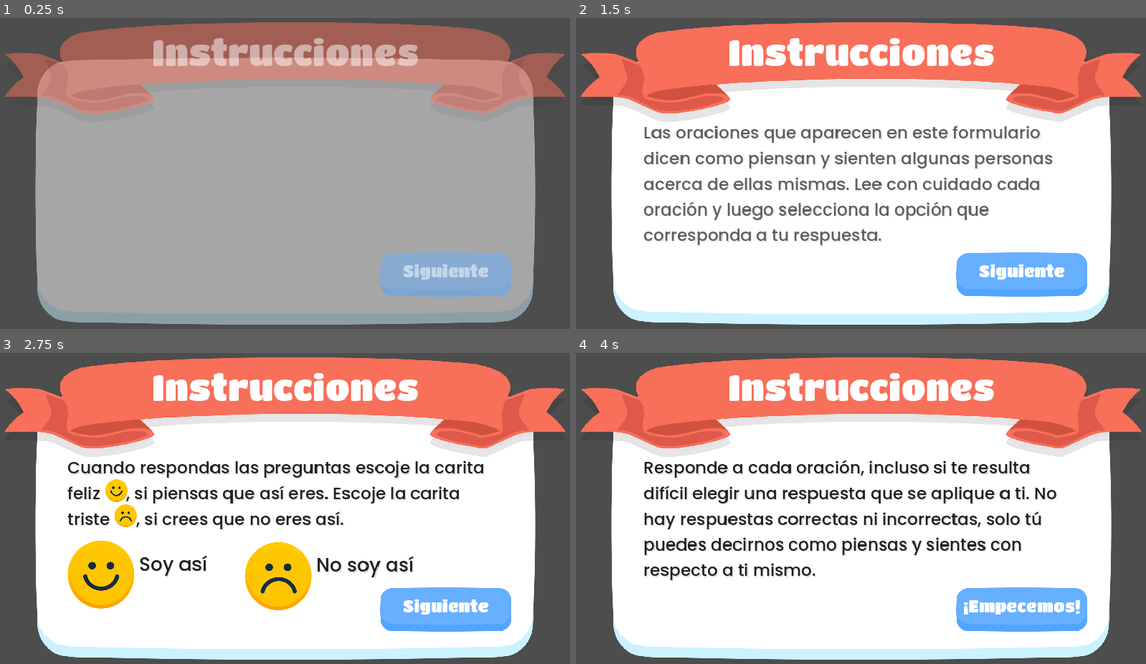
Above: before the commit, frames 1-4 (two rows, left to right).
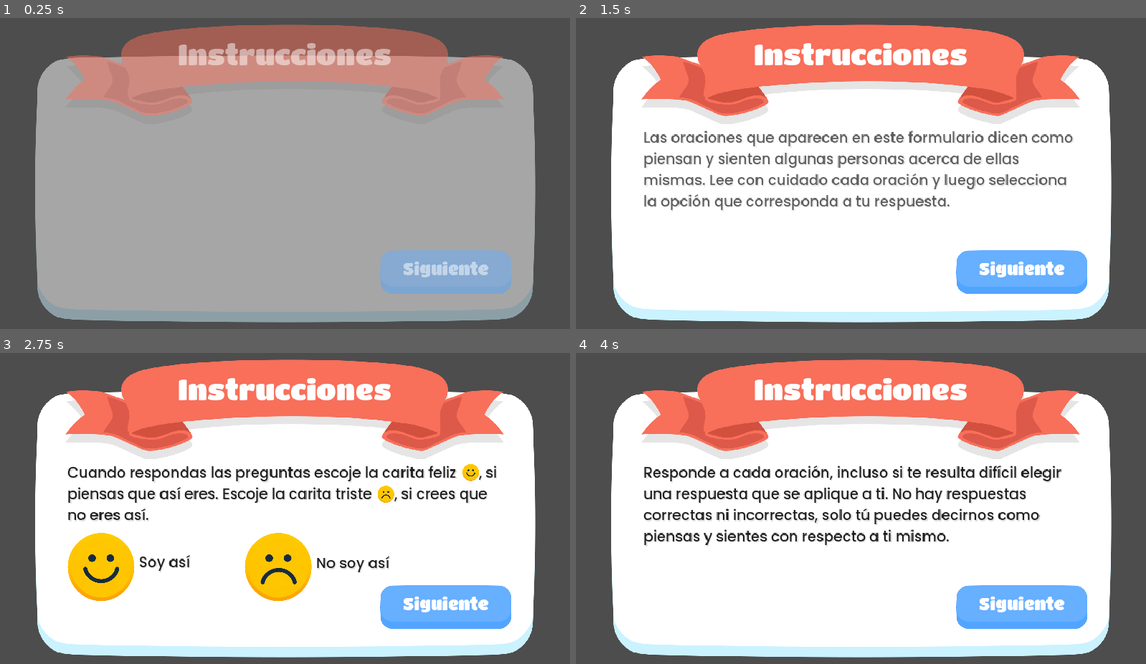
Above: after the commit, the same moments.

Repository: TIC-LPQS-2023B-2024A/hedan-game
Game: Godot game, scene res://src/questionnaire/onboarding/onboarding.tscn
Same seed, same stepped clock (60 frames per second), same inputs: the game is played once before the commit and once after it. This scene is started directly instead of the project's main scene.
Inputs (mouse positions are in pixels of both pictures, inside the frame that each line leads up to):
- Up to frame 1 (0.25 s): no input
- Up to frame 2 (1.5 s): click "Siguiente" at 0.5 s; click "Siguiente" at 1.25 s
- Up to frame 3 (2.75 s): click "Siguiente" at 2 s
- Up to frame 4 (4 s): tap Enter at 2.75 s; move the mouse to (986, 492) at 2.77 s; click (986, 492) at 2.92 s; click "¡Empecemos!" (after the commit: "Siguiente") at 3.5 s

The runs differ from the first frame. In frame 1, 12% of the frame differs, in the area x 0-100%, y 1-99%; in frame 2, 23%; in frame 3, 24%; in frame 4, 24%.

Commit message:
feat: agrega pantalla final

Diff:
--- /dev/null
+++ b/src/common/messages/thanks_for_playing.tscn
@@ -0,0 +1,20 @@
+[gd_scene load_steps=2 format=3 uid="uid://l7yadhov768w"]
+
+[ext_resource type="FontFile" uid="uid://4y22whsnw4fa" path="res://assets/fonts/TitanOne-Regular.ttf" id="1_alude"]
+
+[node name="ThanksForPlaying" type="Label"]
+anchors_preset = 15
+anchor_right = 1.0
+anchor_bottom = 1.0
+offset_top = 84.0
+offset_bottom = 84.0
+grow_horizontal = 2
+grow_vertical = 2
+theme_override_colors/font_shadow_color = Color(0, 0, 0, 0.376471)
+theme_override_constants/shadow_offset_x = 13
+theme_override_constants/shadow_offset_y = 9
+theme_override_fonts/font = ExtResource("1_alude")
+theme_override_font_sizes/font_size = 148
+text = "¡Gracias por
+participar!"
+horizontal_alignment = 1
--- a/src/game.gd
+++ b/src/game.gd
@@ -3,6 +3,7 @@
 @export var questionnaire_scene: PackedScene
 @onready var error_scene: PackedScene = preload ("res://src/errors/error_screen.tscn")
 @onready var title_screen: PackedScene = preload ("res://src/intro/title_screen.tscn")
+@onready var outro_scene: PackedScene = preload ("res://src/common/messages/thanks_for_playing.tscn")
 
 var _token: String = ""
 const game_api_url: String = "${GAME_API_URL}"
@@ -42,11 +43,18 @@
 	add_child(title_screen_instance)
 
 func _on_send_answers_request_request_completed(_result: int, _response_code: int, _headers: PackedStringArray, _body: PackedByteArray):
-	#TODO: Mostrar pantalla final
-	get_tree().quit()
+	pass
 
 func _on_start_game_requested():
 	var questionnaire_scene_instance = questionnaire_scene.instantiate() as Questionnaire
 	questionnaire_scene_instance.questions_answered.connect(_on_questionnaire_questions_answered)
+	questionnaire_scene_instance.outro_played.connect(_on_questionnaire_outro_played)
 	add_child(questionnaire_scene_instance)
 	$TitleScreen.queue_free()
+
+func _on_questionnaire_outro_played():
+	add_child(outro_scene.instantiate())
+	$ThanksForPlaying.modulate.a = 0
+	var outro_tween = create_tween().set_parallel(true)
+	outro_tween.tween_property($ThanksForPlaying, "modulate", Color(1, 1, 1, 1), 1).set_trans(Tween.TRANS_SINE)
+	await outro_tween.finished
--- a/src/game.tscn
+++ b/src/game.tscn
@@ -17,6 +17,7 @@
 anchor_bottom = 1.0
 grow_horizontal = 2
 grow_vertical = 2
+mouse_filter = 2
 color = Color(0, 0, 0, 1)
 
 [connection signal="request_completed" from="ValidateTokenRequest" to="." method="_on_validate_token_request_request_completed"]
--- a/src/minigames/simon_says/simon_says.tscn
+++ b/src/minigames/simon_says/simon_says.tscn
@@ -2,7 +2,7 @@
 
 [ext_resource type="Script" path="res://src/minigames/simon_says/simon_says.gd" id="1_vm4nx"]
 [ext_resource type="PackedScene" uid="uid://cyniy16e83ywt" path="res://src/minigames/simon_says/buttons/buttons.tscn" id="2_336xl"]
-[ext_resource type="PackedScene" uid="uid://dwmuulj8804bn" path="res://rounds_counter.tscn" id="3_amia1"]
+[ext_resource type="PackedScene" uid="uid://dwmuulj8804bn" path="res://src/minigames/simon_says/rounds_counter/rounds_counter.tscn" id="3_i35ms"]
 
 [node name="SimonSays" type="Control"]
 layout_mode = 3
@@ -46,7 +46,7 @@
 grow_horizontal = 2
 grow_vertical = 2
 
-[node name="RoundsCounter" parent="." instance=ExtResource("3_amia1")]
+[node name="RoundsCounter" parent="." instance=ExtResource("3_i35ms")]
 layout_mode = 1
 anchors_preset = 5
 anchor_left = 0.5
--- a/src/questionnaire/onboarding/onboarding.gd
+++ b/src/questionnaire/onboarding/onboarding.gd
@@ -7,6 +7,7 @@
 @onready var _first_instruction: Label = $GuiPanel/FirstInstruction
 @onready var _second_instruction: Label = $GuiPanel/SecondInstruction
 @onready var _third_instruction: Label = $GuiPanel/ThirdInstruction
+@onready var _fourth_instruction: Label = $GuiPanel/FourthInstruction
 @onready var _block_control: Control = $BlockControl
 @onready var _next_button_label: Label = $GuiPanel/NextButton/Label
 
@@ -15,41 +16,46 @@
 var _current_instruction: int = 0
 
 func _ready() -> void:
-    _instructions = [_first_instruction, _second_instruction, _third_instruction]
-    for instruction in _instructions:
-        instruction.visible = false
-        instruction.modulate.a = 0
-    modulate.a = 0
-    _block_control.visible = true
+	_instructions = [
+		_first_instruction,
+		_second_instruction,
+		_third_instruction,
+		_fourth_instruction
+	]
+	for instruction in _instructions:
+		instruction.visible = false
+		instruction.modulate.a = 0
+	modulate.a = 0
+	_block_control.visible = true
 
-    var tween = get_tree().create_tween()
-    tween.tween_property(self, "modulate:a", 1, 0.5).set_trans(Tween.TRANS_SINE)
-    await tween.finished
+	var tween = get_tree().create_tween()
+	tween.tween_property(self, "modulate:a", 1, 0.5).set_trans(Tween.TRANS_SINE)
+	await tween.finished
 
-    _instructions[_current_instruction].visible = true
-    tween = get_tree().create_tween()
-    tween.tween_property(_instructions[_current_instruction], "modulate:a", 1, 0.5).set_trans(Tween.TRANS_SINE)
-    await tween.finished
+	_instructions[_current_instruction].visible = true
+	tween = get_tree().create_tween()
+	tween.tween_property(_instructions[_current_instruction], "modulate:a", 1, 0.5).set_trans(Tween.TRANS_SINE)
+	await tween.finished
 
-    _block_control.visible = false
+	_block_control.visible = false
 
 func _on_next_button_pressed():
-    if _current_instruction == _instructions.size() - 2:
-        _next_button_label.text = "¡Empecemos!"
+	if _current_instruction == _instructions.size() - 2:
+		_next_button_label.text = "¡Empecemos!"
 
-    _block_control.visible = true
-    var tween = get_tree().create_tween()
-    tween.tween_property(_instructions[_current_instruction], "modulate:a", 0, 0.5).set_trans(Tween.TRANS_SINE)
-    await tween.finished
+	_block_control.visible = true
+	var tween = get_tree().create_tween()
+	tween.tween_property(_instructions[_current_instruction], "modulate:a", 0, 0.5).set_trans(Tween.TRANS_SINE)
+	await tween.finished
 
-    if _current_instruction == _instructions.size() - 1:
-        onboarding_ended.emit()
-        return
+	if _current_instruction == _instructions.size() - 1:
+		onboarding_ended.emit()
+		return
 
-    _current_instruction += 1
-    _instructions[_current_instruction].visible = true
-    tween = get_tree().create_tween()
-    tween.tween_property(_instructions[_current_instruction], "modulate:a", 1, 0.5).set_trans(Tween.TRANS_SINE)
-    await tween.finished
+	_current_instruction += 1
+	_instructions[_current_instruction].visible = true
+	tween = get_tree().create_tween()
+	tween.tween_property(_instructions[_current_instruction], "modulate:a", 1, 0.5).set_trans(Tween.TRANS_SINE)
+	await tween.finished
 
-    _block_control.visible = false
+	_block_control.visible = false
--- a/src/questionnaire/onboarding/onboarding.tscn
+++ b/src/questionnaire/onboarding/onboarding.tscn
@@ -22,120 +22,173 @@
 [node name="GuiPanel" parent="." instance=ExtResource("1_w3pb2")]
 layout_mode = 1
 offset_left = 125.0
-offset_top = 150.0
+offset_top = 142.0
 offset_right = 1799.0
-offset_bottom = 1044.0
+offset_bottom = 1036.0
 
 [node name="FirstInstruction" type="Label" parent="GuiPanel"]
-layout_mode = 1
-anchors_preset = 8
-anchor_left = 0.5
-anchor_top = 0.5
-anchor_right = 0.5
-anchor_bottom = 0.5
-offset_left = -729.5
-offset_top = -237.5
-offset_right = 729.5
-offset_bottom = 349.5
-grow_horizontal = 2
-grow_vertical = 2
-theme = ExtResource("2_do1gh")
-theme_override_font_sizes/font_size = 56
+visible = false
+layout_mode = 1
+anchors_preset = 8
+anchor_left = 0.5
+anchor_top = 0.5
+anchor_right = 0.5
+anchor_bottom = 0.5
+offset_left = -729.5
+offset_top = -205.5
+offset_right = 729.5
+offset_bottom = 381.5
+grow_horizontal = 2
+grow_vertical = 2
+theme = ExtResource("2_do1gh")
+theme_override_font_sizes/font_size = 48
 text = "Las oraciones que aparecen en este formulario dicen como piensan y sienten algunas personas acerca de ellas mismas. Lee con cuidado cada oración y luego selecciona la opción que corresponda a tu respuesta."
 autowrap_mode = 2
 clip_text = true
 
 [node name="SecondInstruction" type="Label" parent="GuiPanel"]
-layout_mode = 1
-anchors_preset = 8
-anchor_left = 0.5
-anchor_top = 0.5
-anchor_right = 0.5
-anchor_bottom = 0.5
-offset_left = -729.5
-offset_top = -237.5
-offset_right = 729.5
-offset_bottom = 349.5
-grow_horizontal = 2
-grow_vertical = 2
-theme = ExtResource("2_do1gh")
-theme_override_font_sizes/font_size = 56
+visible = false
+layout_mode = 1
+anchors_preset = 8
+anchor_left = 0.5
+anchor_top = 0.5
+anchor_right = 0.5
+anchor_bottom = 0.5
+offset_left = -729.5
+offset_top = -205.5
+offset_right = 729.5
+offset_bottom = 381.5
+grow_horizontal = 2
+grow_vertical = 2
+theme = ExtResource("2_do1gh")
+theme_override_font_sizes/font_size = 48
 text = "Cuando respondas las preguntas escoje la carita feliz      , si piensas que así eres. Escoje la carita triste      , si crees que no eres así."
 autowrap_mode = 2
 clip_text = true
 
 [node name="HappyFaceMini" type="TextureRect" parent="GuiPanel/SecondInstruction"]
 layout_mode = 0
-offset_left = 123.5
-offset_top = 77.5
-offset_right = 523.5
-offset_bottom = 477.5
-scale = Vector2(0.2, 0.2)
+offset_left = 1319.5
+offset_top = 2.5
+offset_right = 1719.5
+offset_bottom = 402.5
+scale = Vector2(0.15, 0.15)
 texture = ExtResource("3_1uu0g")
 
 [node name="SadFaceMini" type="TextureRect" parent="GuiPanel/SecondInstruction"]
 layout_mode = 0
-offset_left = 154.5
-offset_top = 161.5
-offset_right = 554.5
-offset_bottom = 561.5
-scale = Vector2(0.2, 0.2)
+offset_left = 1035.5
+offset_top = 75.5
+offset_right = 1435.5
+offset_bottom = 475.5
+scale = Vector2(0.15, 0.15)
 texture = ExtResource("4_71npd")
 
 [node name="HappyFace" type="TextureRect" parent="GuiPanel/SecondInstruction"]
 layout_mode = 0
 offset_left = -7.5
-offset_top = 278.5
+offset_top = 229.5
 offset_right = 392.5
-offset_bottom = 678.5
+offset_bottom = 629.5
 scale = Vector2(0.6, 0.6)
 texture = ExtResource("3_1uu0g")
 
 [node name="SadFace" type="TextureRect" parent="GuiPanel/SecondInstruction"]
 layout_mode = 0
 offset_left = 585.5
-offset_top = 284.5
+offset_top = 229.5
 offset_right = 985.5
-offset_bottom = 684.5
+offset_bottom = 629.5
 scale = Vector2(0.6, 0.6)
 texture = ExtResource("4_71npd")
 
 [node name="IAm" type="Label" parent="GuiPanel/SecondInstruction"]
 layout_mode = 0
 offset_left = 238.5
-offset_top = 317.5
+offset_top = 299.5
 offset_right = 466.5
-offset_bottom = 408.5
-theme = ExtResource("2_do1gh")
+offset_bottom = 390.5
+theme = ExtResource("2_do1gh")
+theme_override_font_sizes/font_size = 48
 text = "Soy así"
 
 [node name="IAmNot" type="Label" parent="GuiPanel/SecondInstruction"]
 layout_mode = 0
 offset_left = 831.5
-offset_top = 320.5
+offset_top = 302.5
 offset_right = 1158.5
-offset_bottom = 411.5
-theme = ExtResource("2_do1gh")
+offset_bottom = 393.5
+theme = ExtResource("2_do1gh")
+theme_override_font_sizes/font_size = 48
 text = "No soy así"
 
 [node name="ThirdInstruction" type="Label" parent="GuiPanel"]
-layout_mode = 1
-anchors_preset = 8
-anchor_left = 0.5
-anchor_top = 0.5
-anchor_right = 0.5
-anchor_bottom = 0.5
-offset_left = -729.5
-offset_top = -237.5
-offset_right = 729.5
-offset_bottom = 349.5
-grow_horizontal = 2
-grow_vertical = 2
-theme = ExtResource("2_do1gh")
-theme_override_font_sizes/font_size = 56
+visible = false
+layout_mode = 1
+anchors_preset = 8
+anchor_left = 0.5
+anchor_top = 0.5
+anchor_right = 0.5
+anchor_bottom = 0.5
+offset_left = -729.5
+offset_top = -205.5
+offset_right = 729.5
+offset_bottom = 381.5
+grow_horizontal = 2
+grow_vertical = 2
+theme = ExtResource("2_do1gh")
+theme_override_font_sizes/font_size = 48
 text = "Responde a cada oración, incluso si te resulta difícil elegir una respuesta que se aplique a ti. No hay respuestas correctas ni incorrectas, solo tú puedes decirnos como piensas y sientes con respecto a ti mismo."
 autowrap_mode = 2
 clip_text = true
+
+[node name="FourthInstruction" type="Label" parent="GuiPanel"]
+visible = false
+layout_mode = 1
+anchors_preset = 8
+anchor_left = 0.5
+anchor_top = 0.5
+anchor_right = 0.5
+anchor_bottom = 0.5
+offset_left = -729.5
+offset_top = -205.5
+offset_right = 729.5
+offset_bottom = 381.5
+grow_horizontal = 2
+grow_vertical = 2
+theme = ExtResource("2_do1gh")
+theme_override_font_sizes/font_size = 48
+text = "Cuando salga este mensaje en la pantalla, tendrás que completar un minijuego. ¡Diviértete!"
+autowrap_mode = 2
+clip_text = true
+
+[node name="MinigameStartMessage" type="RichTextLabel" parent="GuiPanel/FourthInstruction"]
+custom_minimum_size = Vector2(1500, 0)
+layout_mode = 1
+anchors_preset = 8
+anchor_left = 0.5
+anchor_top = 0.5
+anchor_right = 0.5
+anchor_bottom = 0.5
+offset_left = -750.0
+offset_top = -227.0
+offset_right = 750.0
+offset_bottom = 187.0
+grow_horizontal = 2
+grow_vertical = 2
+theme_override_colors/font_shadow_color = Color(0, 0, 0, 0.380392)
+theme_override_constants/shadow_offset_x = 20
+theme_override_constants/shadow_offset_y = 20
+theme_override_constants/shadow_outline_size = 20
+theme_override_constants/outline_size = 20
+theme_override_fonts/normal_font = ExtResource("4_rhpcd")
+theme_override_font_sizes/normal_font_size = 120
+bbcode_enabled = true
+text = "
+[rainbow freq=0.15 sat=0.65][center]¡Vamos a jugar![/center]
+ "
+fit_content = true
+scroll_active = false
 
 [node name="NextButton" parent="GuiPanel" instance=ExtResource("6_mwsb0")]
 layout_mode = 1
@@ -174,11 +227,15 @@
 script = ExtResource("8_4hvit")
 
 [node name="Ribbon" parent="." instance=ExtResource("3_nqkem")]
-layout_mode = 0
-offset_left = 20.0
-offset_top = 31.0
-offset_right = 1903.0
-offset_bottom = 365.0
+layout_mode = 1
+anchors_preset = 5
+anchor_left = 0.5
+anchor_right = 0.5
+offset_left = -735.0
+offset_top = 39.0
+offset_right = 735.0
+offset_bottom = 373.0
+grow_horizontal = 2
 
 [node name="Title" type="Label" parent="Ribbon"]
 layout_mode = 1
@@ -194,10 +251,11 @@
 grow_horizontal = 2
 grow_vertical = 2
 theme_override_fonts/font = ExtResource("4_rhpcd")
-theme_override_font_sizes/font_size = 120
+theme_override_font_sizes/font_size = 96
 text = "Instrucciones"
 
 [node name="BlockControl" type="Control" parent="."]
+visible = false
 layout_mode = 1
 anchors_preset = 15
 anchor_right = 1.0
--- /dev/null
+++ b/src/questionnaire/progress_bar/progress_bar.gd
@@ -0,0 +1,14 @@
+extends TextureRect
+
+class_name QuestionnaireProgressBar
+
+@onready var _nine_patch_rect: NinePatchRect = $NinePatchRect
+
+var _total_size: float = 0.0
+
+func _ready():
+	_nine_patch_rect.custom_minimum_size.x = 0
+	_total_size = self.size.x - 20
+
+func set_percent(percent: float):
+	_nine_patch_rect.custom_minimum_size.x  = _total_size * percent
--- /dev/null
+++ b/src/questionnaire/progress_bar/progress_bar.tscn
@@ -0,0 +1,25 @@
+[gd_scene load_steps=4 format=3 uid="uid://vhg3u8nxp0wb"]
+
+[ext_resource type="Texture2D" uid="uid://cbvp1p777gj3o" path="res://assets/gui/timebar/time_bar.png" id="1_vdpfm"]
+[ext_resource type="Script" path="res://src/questionnaire/progress_bar/progress_bar.gd" id="2_8fsxl"]
+[ext_resource type="Texture2D" uid="uid://dh2oscfi0bp6o" path="res://assets/gui/timebar/fill.png" id="3_fjtf8"]
+
+[node name="ProgressBar" type="TextureRect"]
+texture = ExtResource("1_vdpfm")
+script = ExtResource("2_8fsxl")
+
+[node name="NinePatchRect" type="NinePatchRect" parent="."]
+layout_mode = 1
+anchors_preset = 4
+anchor_top = 0.5
+anchor_bottom = 0.5
+offset_left = 20.0
+offset_top = -38.0
+offset_right = 100.0
+offset_bottom = 38.0
+grow_vertical = 2
+texture = ExtResource("3_fjtf8")
+patch_margin_left = 40
+patch_margin_top = 38
+patch_margin_right = 40
+patch_margin_bottom = 38
--- a/src/questionnaire/questionnaire.gd
+++ b/src/questionnaire/questionnaire.gd
@@ -7,6 +7,8 @@
 @onready var _minigame_start_message_container_scene = preload ("res://src/questionnaire/minigame_start_message_container/minigame_start_message_container.tscn")
 @onready var _onboarding_scene = preload ("res://src/questionnaire/onboarding/onboarding.tscn")
 @onready var _block_control: Control = $BlockControl
+@onready var _progress_bar: QuestionnaireProgressBar = $ProgressBar
+@onready var _questionnaire_ended_scene = preload ("res://src/questionnaire/questionnaire_ended/questionnaire_ended.tscn")
 
 var _questions: Array[String] = []
 var _current_question = 0
@@ -25,11 +27,13 @@
 var _current_minigame: Minigame = null
 
 signal questions_answered(answers: Array[Dictionary])
+signal outro_played
 
 func _ready():
 	modulate = Color(0, 0, 0, 1)
 	_answer_options_container.modulate = Color(1, 1, 1, 0)
 	_question_container.modulate = Color(1, 1, 1, 0)
+	_progress_bar.modulate.a = 0
 
 	_answer_options_container.disable_options()
 
@@ -77,12 +81,15 @@
 		"timeTaken": time_taken
 	})
 
+	_progress_bar.set_percent(float(_current_question)/float(_questions.size()))
+
 	if _current_breakpoint < _minigame_breakpoints.size() and _current_question + 1 == _minigame_breakpoints[_current_breakpoint]:
 		start_minigame()
 
 	_current_question += 1
 	if _current_question >= _questions.size():
 		questions_answered.emit(_answers)
+		await _play_outro_animation()
 		return
 	_question_container.set_question(_questions[_current_question])
 
@@ -93,6 +100,7 @@
 	var intro_tween = create_tween().set_parallel(true)
 	intro_tween.tween_property(_answer_options_container, "modulate", Color(1, 1, 1, 1), 0.5).set_trans(Tween.TRANS_SINE)
 	intro_tween.tween_property(_question_container, "modulate", Color(1, 1, 1, 1), 0.5).set_trans(Tween.TRANS_SINE).set_delay(0.5)
+	intro_tween.tween_property(_progress_bar, "modulate:a", 1, 0.5).set_trans(Tween.TRANS_SINE).set_delay(0.5)
 	await intro_tween.finished
 
 	_answer_options_container.enable_options()
@@ -118,6 +126,8 @@
 
 	var minigame_tween = create_tween().set_parallel(true)
 	minigame_tween.tween_property(_current_minigame, "modulate", Color(1, 1, 1, 1), 0.5).set_trans(Tween.TRANS_SINE)
+	await minigame_tween.finished
+	_block_control.visible = false
 
 func _on_question_changed():
 	_start_time = Time.get_ticks_msec()
@@ -130,3 +140,14 @@
 	await tween.finished
 	_block_control.visible = false
 	_start_time = Time.get_ticks_msec()
+
+func _play_outro_animation():
+	_block_control.visible = true
+	add_child(_questionnaire_ended_scene.instantiate())
+	$QuestionnaireEnded.entry_animation_tween()
+	await get_tree().create_timer(4).timeout
+
+	var outro_tween = create_tween().set_parallel(true)
+	outro_tween.tween_property(self, "position:y", -get_viewport_rect().size.y - 50, 1).set_ease(Tween.EASE_IN).set_trans(Tween.TRANS_SINE)
+	await outro_tween.finished
+	outro_played.emit()
--- a/src/questionnaire/questionnaire.tscn
+++ b/src/questionnaire/questionnaire.tscn
@@ -6,6 +6,7 @@
 [ext_resource type="Texture2D" uid="uid://dqq025dqhmh3i" path="res://assets/backgrounds/clouds.png" id="4_diebv"]
 [ext_resource type="PackedScene" uid="uid://c66enw53reggr" path="res://src/questionnaire/question/question_container.tscn" id="5_3id7h"]
 [ext_resource type="PackedScene" uid="uid://pme1hqw21lmb" path="res://src/questionnaire/answer_options/answer_options_container.tscn" id="5_k43jj"]
+[ext_resource type="PackedScene" uid="uid://vhg3u8nxp0wb" path="res://src/questionnaire/progress_bar/progress_bar.tscn" id="7_xcs0n"]
 
 [sub_resource type="ShaderMaterial" id="ShaderMaterial_meq7w"]
 shader = ExtResource("3_wh1li")
@@ -44,6 +45,8 @@
 
 [node name="QuestionContainer" parent="." instance=ExtResource("5_3id7h")]
 layout_mode = 1
+offset_top = 56.0
+offset_bottom = 431.0
 
 [node name="AnswerOptionsContainer" parent="." instance=ExtResource("5_k43jj")]
 layout_mode = 1
@@ -53,11 +56,25 @@
 anchor_right = 0.5
 anchor_bottom = 0.5
 offset_left = -528.0
-offset_top = -35.0
+offset_top = -10.0
 offset_right = 528.0
-offset_bottom = 365.0
+offset_bottom = 390.0
 grow_horizontal = 2
 grow_vertical = 2
+
+[node name="ProgressBar" parent="." instance=ExtResource("7_xcs0n")]
+layout_mode = 1
+anchors_preset = 5
+anchor_left = 0.5
+anchor_right = 0.5
+offset_left = -657.5
+offset_top = 28.0
+offset_right = 657.5
+offset_bottom = 152.0
+grow_horizontal = 2
+scale = Vector2(0.6, 0.6)
+pivot_offset = Vector2(657, 62)
+mouse_filter = 2
 
 [node name="BlockControl" type="Control" parent="."]
 visible = false
--- /dev/null
+++ b/src/questionnaire/questionnaire_ended/questionnaire_ended.gd
@@ -0,0 +1,11 @@
+extends Label
+
+class_name QuestionnaireEnded
+
+func _ready():
+	self.position.y = - get_viewport_rect().size.y
+
+func entry_animation_tween() -> Tween:
+	var tween = get_tree().create_tween().set_parallel(true)
+	tween.tween_property(self, "position:y", 0, 0.5).set_trans(Tween.TRANS_SINE)
+	return tween
--- /dev/null
+++ b/src/questionnaire/questionnaire_ended/questionnaire_ended.tscn
@@ -0,0 +1,73 @@
+[gd_scene load_steps=3 format=3 uid="uid://ccr503o4p0cew"]
+
+[ext_resource type="FontFile" uid="uid://4y22whsnw4fa" path="res://assets/fonts/TitanOne-Regular.ttf" id="1_uyfii"]
+[ext_resource type="Script" path="res://src/questionnaire/questionnaire_ended/questionnaire_ended.gd" id="2_kp7a0"]
+
+[node name="QuestionnaireEnded" type="Label"]
+z_index = 10
+anchors_preset = 15
+anchor_right = 1.0
+anchor_bottom = 1.0
+grow_horizontal = 2
+grow_vertical = 2
+theme_override_colors/font_color = Color(0, 0.384229, 0.446369, 1)
+theme_override_colors/font_shadow_color = Color(0, 0, 0, 0.258824)
+theme_override_constants/shadow_offset_x = 20
+theme_override_constants/shadow_offset_y = 20
+theme_override_fonts/font = ExtResource("1_uyfii")
+theme_override_font_sizes/font_size = 172
+text = "Cuestionario
+terminado"
+horizontal_alignment = 1
+vertical_alignment = 1
+script = ExtResource("2_kp7a0")
+
+[node name="ColorRect2" type="ColorRect" parent="."]
+z_index = 9
+z_as_relative = false
+layout_mode = 1
+anchors_preset = 8
+anchor_left = 0.5
+anchor_top = 0.5
+anchor_right = 0.5
+anchor_bottom = 0.5
+offset_left = -686.0
+offset_top = -200.0
+offset_right = 790.0
+offset_bottom = 286.0
+grow_horizontal = 2
+grow_vertical = 2
+color = Color(0.255659, 0.255659, 0.255659, 0.780392)
+
+[node name="ColorRect3" type="ColorRect" parent="."]
+z_index = 9
+z_as_relative = false
+layout_mode = 1
+anchors_preset = 8
+anchor_left = 0.5
+anchor_top = 0.5
+anchor_right = 0.5
+anchor_bottom = 0.5
+offset_left = -781.0
+offset_top = -287.0
+offset_right = 695.0
+offset_bottom = 199.0
+grow_horizontal = 2
+grow_vertical = 2
+color = Color(0.306923, 0.306923, 0.306923, 0.780392)
+
+[node name="ColorRect" type="ColorRect" parent="."]
+z_index = 9
+z_as_relative = false
+layout_mode = 1
+anchors_preset = 8
+anchor_left = 0.5
+anchor_top = 0.5
+anchor_right = 0.5
+anchor_bottom = 0.5
+offset_left = -738.0
+offset_top = -243.0
+offset_right = 738.0
+offset_bottom = 243.0
+grow_horizontal = 2
+grow_vertical = 2
Binary file added: assets/gui/timebar/fill.png
Not shown, added: assets/gui/timebar/fill.png.import
Binary file added: assets/gui/timebar/time_bar.png
Not shown, added: assets/gui/timebar/time_bar.png.import
Renamed: rounds_counter.tscn -> src/minigames/simon_says/rounds_counter/rounds_counter.tscn
Not shown: 1 places in src/questionnaire/questionnaire.tscn that only renumber resources
